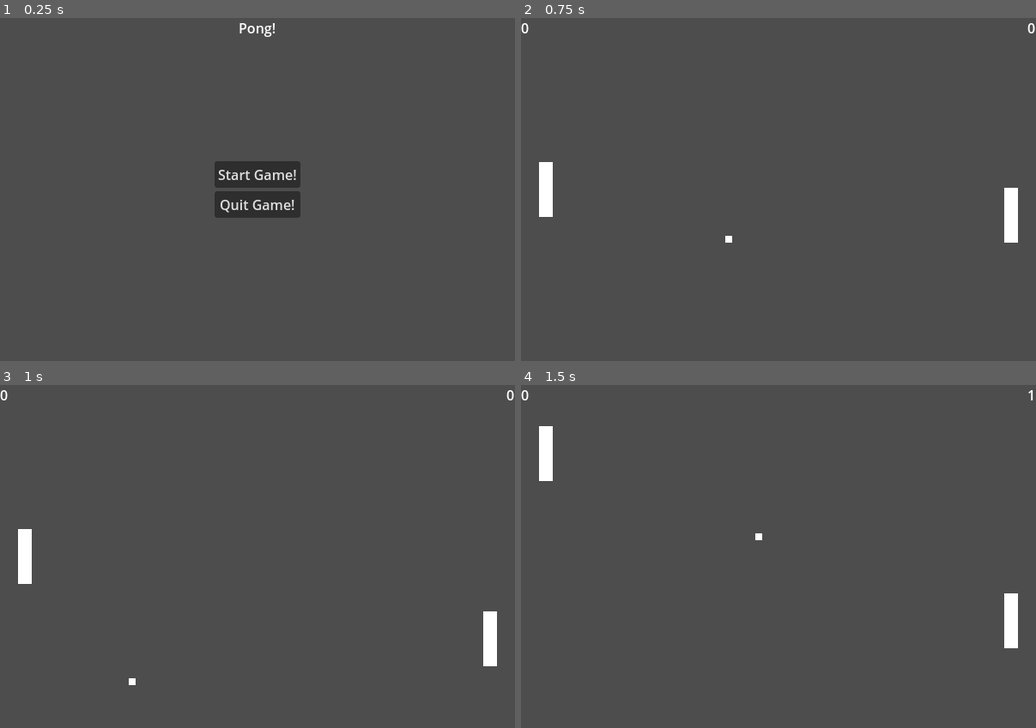
Above: before the commit, frames 1-4 (two rows, left to right).
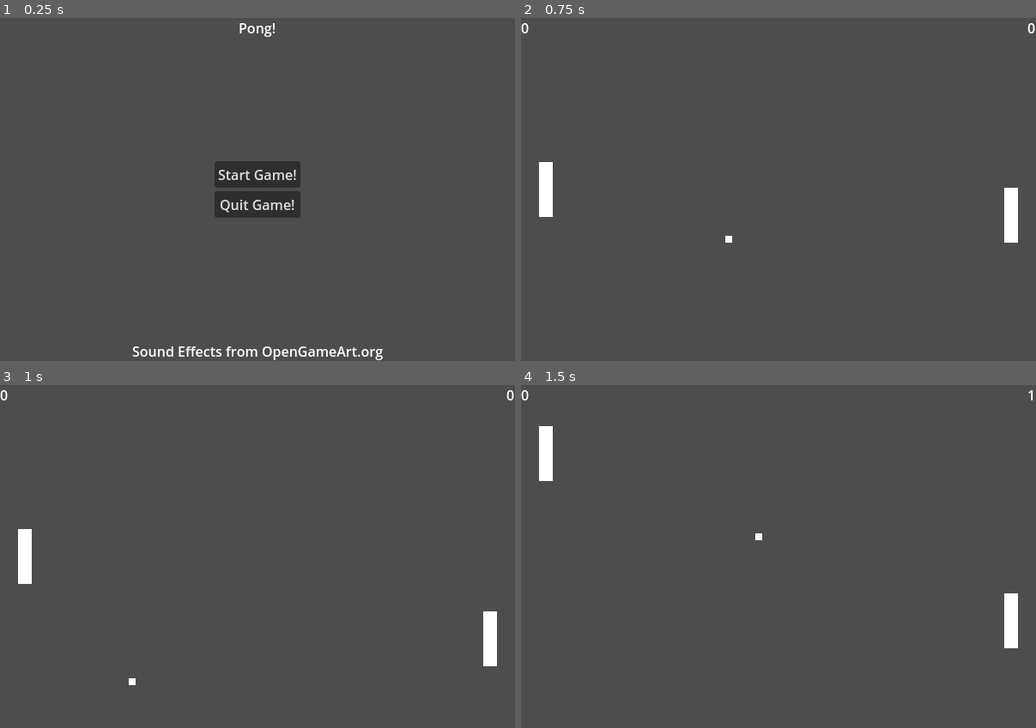
Above: after the commit, the same moments.

Repository: Zfuhrman93/godot-pong
Game: Godot game, scene res://Scenes/Levels/main_menu.tscn
The game is run twice, just before and just after one commit, with the same random seed, the same clock (stepped at 60 frames per second) and the same inputs.
Inputs:
- Up to frame 1 (0.25 s): no input
- Up to frame 2 (0.75 s): click "Start Game!" at 0.5 s
- Up to frame 3 (1 s): no input
- Up to frame 4 (1.5 s): hold W (Up) from 1.28 s (still down)

The runs differ from the first frame. In frame 1, 0.7% of the frame differs, in the area x 25-75%, y 95-100%; in frame 2, nothing differs; in frame 3, nothing differs; in frame 4, nothing differs.

Commit message:
Added sound effects when the ball hits the paddles and when the ball scores on either side.

Diff:
--- a/Scenes/Levels/pong.gd
+++ b/Scenes/Levels/pong.gd
@@ -3,6 +3,7 @@
 @onready var player = $"Paddle Player"
 @onready var AI = $"Paddle AI"
 @onready var ball = $Ball
+
 
 # Called every frame. 'delta' is the elapsed time since the previous frame.
 func _process(delta):
--- a/Scenes/UI/main_menu_layer.tscn
+++ b/Scenes/UI/main_menu_layer.tscn
@@ -24,6 +24,20 @@
 grow_horizontal = 2
 text = "Pong!"
 
+[node name="Credit" type="Label" parent="Main Menu"]
+layout_mode = 1
+anchors_preset = 7
+anchor_left = 0.5
+anchor_top = 1.0
+anchor_right = 0.5
+anchor_bottom = 1.0
+offset_left = -20.0
+offset_top = -23.0
+offset_right = 20.0
+grow_horizontal = 2
+grow_vertical = 0
+text = "Sound Effects from OpenGameArt.org"
+
 [node name="Buttons" type="VBoxContainer" parent="Main Menu"]
 layout_mode = 1
 anchors_preset = 8
--- a/Scenes/ball.gd
+++ b/Scenes/ball.gd
@@ -1,4 +1,7 @@
 extends Area2D
+
+@onready var hit_sound = $"Paddle Hit"
+@onready var score_sound = $Score
 
 var ball_speed = 350
 var velocity = Vector2((ball_speed * -1), ball_speed) # Initial velocity of the ball
@@ -10,8 +13,10 @@
 		velocity.y *= -1
 	if position.x > (get_viewport_rect().size.x - ($Sprite.texture.get_width() / 2)):
 		_score("ai")
+		score_sound.play()
 	if position.x < (0 + ($Sprite.texture.get_width() / 2)):
 		_score("player")
+		score_sound.play()
 
 func _score(side):
 	position = get_viewport_rect().size / 2
@@ -27,6 +32,7 @@
 		var collision_point = area.to_local(transform.origin) # Get the collision point in local coordinates of the paddle
 		var hit_position = (collision_point.y / (sprite.texture.get_height() / 2)) # Calculate the hit position as a value between -1 and 1 based on the collision point's y-coordinate
 		modify_ball_velocity(hit_position) # Modify the ball's velocity based on hit_position
+		hit_sound.play()
 
 func modify_ball_velocity(hit_position):
 		# Modify the ball's velocity based on hit_position
--- a/Scenes/ball.tscn
+++ b/Scenes/ball.tscn
@@ -1,6 +1,8 @@
-[gd_scene load_steps=3 format=3 uid="uid://co4uhkngdoh08"]
+[gd_scene load_steps=5 format=3 uid="uid://co4uhkngdoh08"]
 
 [ext_resource type="Texture2D" uid="uid://bafsy4axuyc8n" path="res://Sprites/Pong-Ball.png" id="1_2n12l"]
+[ext_resource type="AudioStream" uid="uid://cxhdqhycojxb2" path="res://Audio/ping_pong_8bit_beeep.ogg" id="2_74qh3"]
+[ext_resource type="AudioStream" uid="uid://dv75wdcalo4by" path="res://Audio/ping_pong_8bit_peeeeeep.ogg" id="3_jlmne"]
 
 [sub_resource type="RectangleShape2D" id="RectangleShape2D_in8a1"]
 size = Vector2(8, 8)
@@ -13,3 +15,9 @@
 
 [node name="CollisionShape2D" type="CollisionShape2D" parent="."]
 shape = SubResource("RectangleShape2D_in8a1")
+
+[node name="Paddle Hit" type="AudioStreamPlayer" parent="."]
+stream = ExtResource("2_74qh3")
+
+[node name="Score" type="AudioStreamPlayer" parent="."]
+stream = ExtResource("3_jlmne")
Not shown, added: Audio/ping_pong_8bit_beeep.ogg.import
Not shown, added: Audio/ping_pong_8bit_peeeeeep.ogg.import
Not shown, added: Audio/ping_pong_8bit_plop.ogg.import
Not shown, added: Audio/ping_pong_8bit_beeep.ogg
Not shown, added: Audio/ping_pong_8bit_peeeeeep.ogg
Not shown, added: Audio/ping_pong_8bit_plop.ogg
